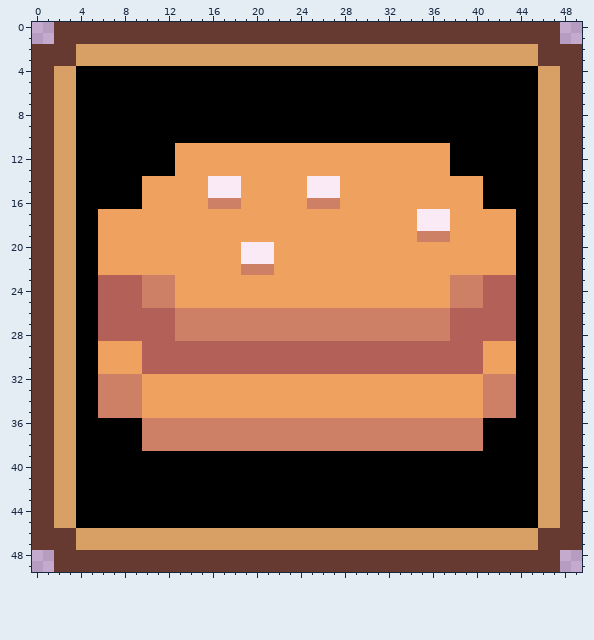
Pixel-art sprite: assets/icons/bread.png. The first picture shows the starting point.
The file is 50x50 pixels.
And afterwards:
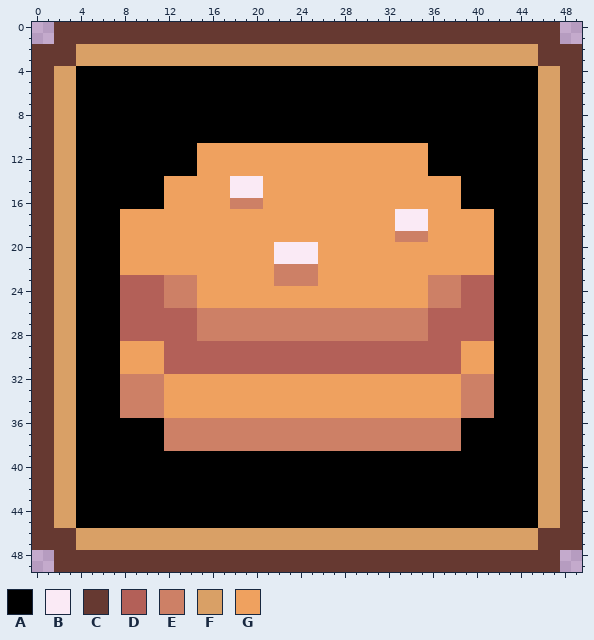
Palette (. is transparent): A #000000  B #faeaf5  C #663931  D #b36058  E #cd8066  F #d9a066  G #efa15f
Change:
Changed rows in their new state; - is an unchanged pixel.
first column x 6:
11 -------AA---------------------AA------
12 -------AA---------------------AA------
13 -------AA---------------------AA------
14 ----AA----GG-BB----GGG-----------AA---
15 ----AA----GG-BB----GGG-----------AA---
16 ----AA----GG-EE----GGG-----------AA---
17 AA-------------------------BB-GG----AA
18 AA-------------------------BB-GG----AA
19 AA-------------------------EE-GG----AA
20 AA-----------GGGBBBB----------------AA
21 AA-----------GGGBBBB----------------AA
22 AA-----------GGGEEEE----------------AA
23 AA--DD-EE-------EEEE----------EE-DD-AA
24 AA--DD-EE---------------------EE-DD-AA
25 AA--DD-EE---------------------EE-DD-AA
26 AA-----DD---------------------DD----AA
27 AA-----DD---------------------DD----AA
28 AA-----DD---------------------DD----AA
29 AA--GG---------------------------GG-AA
30 AA--GG---------------------------GG-AA
31 AA--GG---------------------------GG-AA
32 AA--EE---------------------------EE-AA
33 AA--EE---------------------------EE-AA
34 AA--EE---------------------------EE-AA
35 AA--EE---------------------------EE-AA
36 ----AA---------------------------AA---
37 ----AA---------------------------AA---
38 ----AA---------------------------AA---
